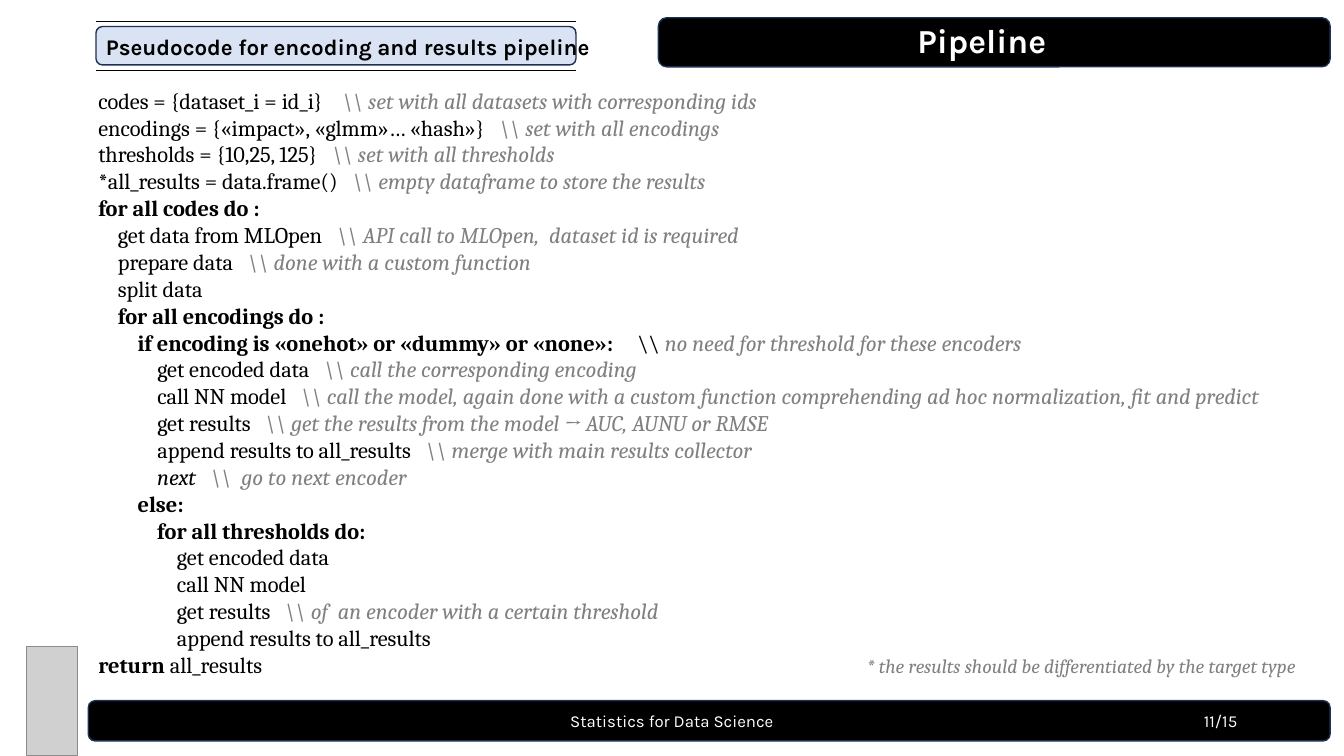
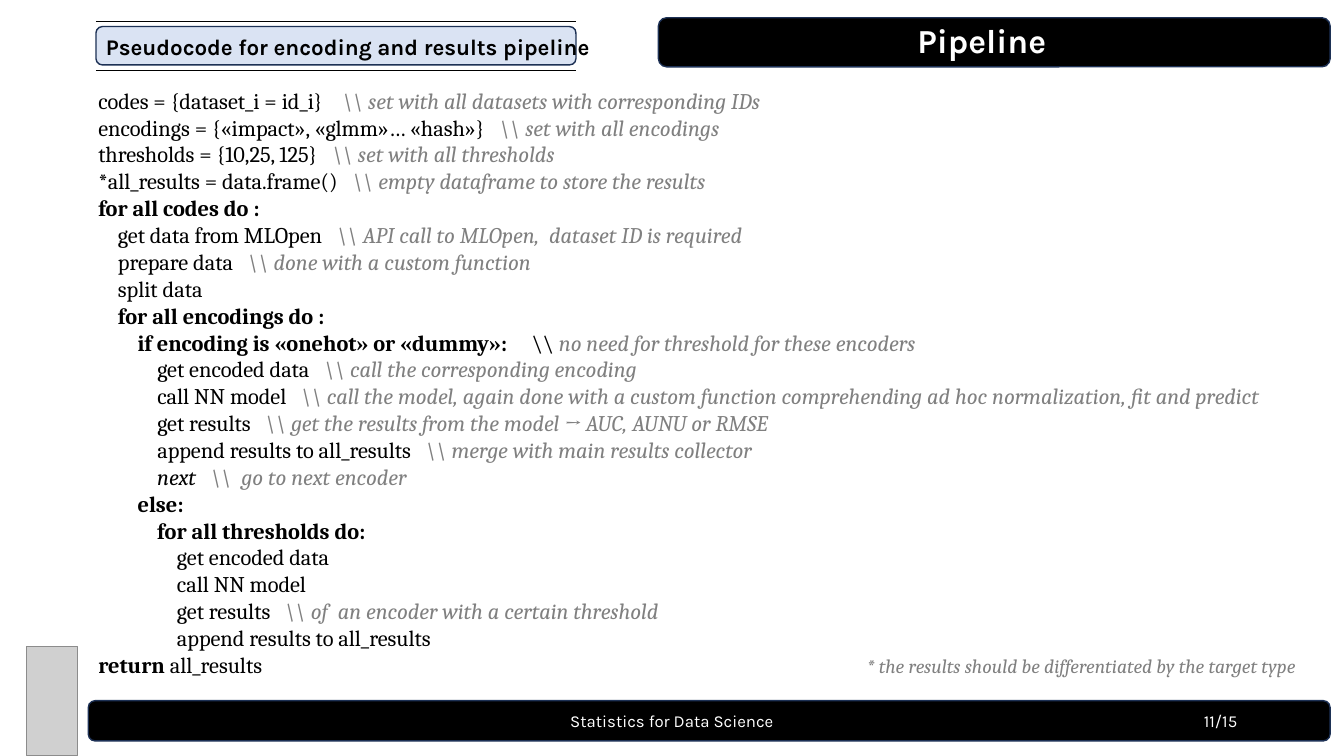
Before and after one commit to diletta-ferri/statistics-project, a slide deck: slide 12 of Consegna/Presentation13_Craciun_Ferri_Picchianti.pptx. Drawn at 1344x756 pixels with LibreOffice and Linux fonts; fonts in the diff are those of the drawing; grey boxes stand for pictures. Boxes give left, top, right and bottom in pixels: in the first picture for what was removed or moved away, otherwise in the second. Text is boxed around its words. In the diff, an @@ line names an element or a change of style, - is before the commit and + after.

```diff
--- a/Consegna/Presentation13_Craciun_Ferri_Picchianti.pptx
+++ b/Consegna/Presentation13_Craciun_Ferri_Picchianti.pptx
@@ text at box(98, 93, 760, 114): text changed @@
-codes = {dataset_i = id_i} \\ set with all datasets with corresponding ids
+codes = {dataset_i = id_i} \\ set with all datasets with corresponding IDs
@@ text at box(118, 227, 742, 248): text changed @@
-get data from MLOpen \\ API call to MLOpen, dataset id is required
+get data from MLOpen \\ API call to MLOpen, dataset ID is required
@@ text at box(138, 335, 916, 356): text changed; text colour #000000 to #808080; bold off; italic on @@
-if encoding is «onehot» or «dummy» or «none»: \\ no need for threshold for these encoders
+if encoding is «onehot» or «dummy»: \\ no need for threshold for these encoders
```
Also in this commit, not shown: 3 other files.
